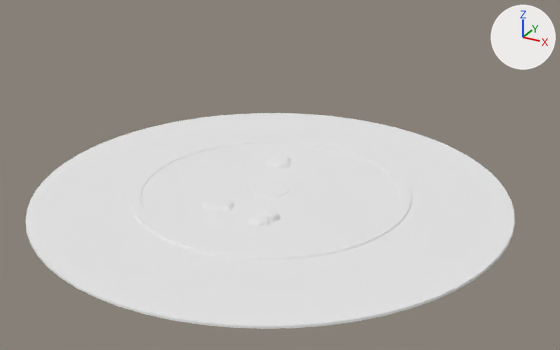
The glTF model maps/dwellan_island/props/dias/dias.glb: old version first, new version second.
Both versions are drawn from a 50 mm lens placed at (9.24, -16.31, 8.65), pointed at (0.43, -0.29, 0.64). Lighting does not change. The marker at upper right points along +X, +Y and +Z. The first picture is the older version. Where no turn or scale is listed for an object, it has been applied to the vertices.
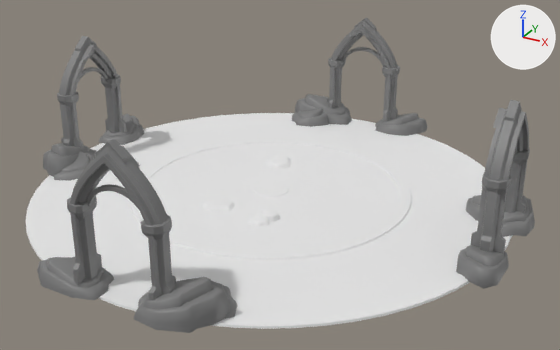
Pixel boxes (x1, y1, x2, y2) of what changed, in the pictures (560 x 350 px):
'Plane', added: after (70, 139, 176, 300)
'Plane.004', added: after (471, 100, 529, 254)
'Plane.001', added: after (134, 277, 230, 333)
'Plane.012', added: after (59, 36, 127, 148)
'Plane.008', added: after (327, 18, 398, 122)
'Plane.002', added: after (37, 257, 114, 300)
'Plane.006', added: after (456, 245, 509, 289)
'Plane.013', added: after (43, 143, 97, 177)
'Plane.009', added: after (295, 94, 352, 125)
'Plane.010', added: after (375, 113, 428, 136)
'Plane.005', added: after (501, 196, 535, 237)
'Cube.001', added: after (67, 197, 172, 241)
'Plane.014', added: after (98, 114, 144, 145)
'Plane.015', added: after (54, 146, 94, 181)
'Cube.002', added: after (482, 149, 530, 195)
'Plane.011', added: after (292, 103, 329, 127)
'Cube.004', added: after (57, 75, 121, 107)
'Cylinder', added: after (86, 184, 138, 208)
'Cube.003', added: after (328, 58, 400, 79)
'Plane.007', added: after (466, 195, 481, 221)
'Plane.003', added: after (211, 281, 237, 319)
'Cylinder.002', added: after (342, 47, 384, 67)
'Cylinder.003', added: after (78, 67, 108, 82)

The change, as a list of edits to the scene's bpy script:
```text
Add ob_plane_015:
    ob_plane_015 = bpy.data.objects.new('Plane.015', me_plane_015)  # 77 vertices, 141 faces; spans x -0.763..0.666, y -0.84..0.631, z 0.0..0.543; in mat_mat_grey_001 (grey #7c7c7c)
    ob_plane_015.location = (-5.44, -1.45, 0.0)
Add ob_plane_014:
    ob_plane_014 = bpy.data.objects.new('Plane.014', me_plane_014)  # 77 vertices, 141 faces; spans x -0.55..0.53, y -0.78..0.89, z 0.0..0.56; in mat_mat_grey_001 (grey #7c7c7c)
    ob_plane_014.location = (-5.96, 1.28, 0.0)
Add ob_plane_013:
    ob_plane_013 = bpy.data.objects.new('Plane.013', me_plane_013)  # 77 vertices, 141 faces; spans x -0.62..0.67, y -0.98..0.92, z 0.0..0.8; in mat_mat_grey_001 (grey #7c7c7c)
    ob_plane_013.location = (-5.98, -1.24, 0.0)
Add ob_cylinder_003:
    ob_cylinder_003 = bpy.data.objects.new('Cylinder.003', me_cylinder_003)  # 60 vertices, 116 faces; spans x -0.04..0.04, y -0.85..0.85, z 0.11..0.84; in mat_mat_grey_001 (grey #7c7c7c)
    ob_cylinder_003.location = (-6.0, 0.0, 1.67)
Add ob_cube_004:
    ob_cube_004 = bpy.data.objects.new('Cube.004', me_cube_004_1)  # 112 vertices, 216 faces; spans x -0.29..0.29, y -0.23..2.13, z -0.28..0.17; in mat_mat_grey_001 (grey #7c7c7c)
    ob_cube_004.location = (-6.0, -0.95, 1.85)
Add ob_plane_012:
    ob_plane_012 = bpy.data.objects.new('Plane.012', me_plane_012)  # 266 vertices, 530 faces; spans x -0.36..0.36, y -1.2..1.2, z 0.0..3.44; in mat_mat_grey_001 (grey #7c7c7c)
    ob_plane_012.location = (-6.0, 0.0, 0.0)
Add ob_plane_011:
    ob_plane_011 = bpy.data.objects.new('Plane.011', me_plane_011)  # 77 vertices, 141 faces; spans x -0.84..0.631, y -0.666..0.763, z 0.0..0.543; in mat_mat_grey_001 (grey #7c7c7c)
    ob_plane_011.location = (-1.45, 5.44, 0.0)
Add ob_plane_010:
    ob_plane_010 = bpy.data.objects.new('Plane.010', me_plane_010)  # 77 vertices, 141 faces; spans x -0.78..0.89, y -0.53..0.55, z 0.0..0.56; in mat_mat_grey_001 (grey #7c7c7c)
    ob_plane_010.location = (1.28, 5.96, 0.0)
Add ob_plane_009:
    ob_plane_009 = bpy.data.objects.new('Plane.009', me_plane_009)  # 77 vertices, 141 faces; spans x -0.98..0.92, y -0.67..0.62, z 0.0..0.8; in mat_mat_grey_001 (grey #7c7c7c)
    ob_plane_009.location = (-1.24, 5.98, 0.0)
Add ob_cylinder_002:
    ob_cylinder_002 = bpy.data.objects.new('Cylinder.002', me_cylinder_002)  # 60 vertices, 116 faces; spans x -0.85..0.85, y -0.04..0.04, z 0.11..0.84; in mat_mat_grey_001 (grey #7c7c7c)
    ob_cylinder_002.location = (0.0, 6.0, 1.67)
Add ob_cube_003:
    ob_cube_003 = bpy.data.objects.new('Cube.003', me_cube_002_1)  # 112 vertices, 216 faces; spans x -0.23..2.13, y -0.29..0.29, z -0.28..0.17; in mat_mat_grey_001 (grey #7c7c7c)
    ob_cube_003.location = (-0.95, 6.0, 1.85)
Add ob_plane_008:
    ob_plane_008 = bpy.data.objects.new('Plane.008', me_plane_008)  # 266 vertices, 530 faces; spans x -1.2..1.2, y -0.36..0.36, z 0.0..3.44; in mat_mat_grey_001 (grey #7c7c7c)
    ob_plane_008.location = (0.0, 6.0, 0.0)
Add ob_plane_007:
    ob_plane_007 = bpy.data.objects.new('Plane.007', me_plane_007)  # 77 vertices, 141 faces; spans x -0.666..0.763, y -0.631..0.84, z 0.0..0.543; in mat_mat_grey_001 (grey #7c7c7c)
    ob_plane_007.location = (5.44, 1.45, 0.0)
Add ob_plane_006:
    ob_plane_006 = bpy.data.objects.new('Plane.006', me_plane_006)  # 77 vertices, 141 faces; spans x -0.53..0.55, y -0.89..0.78, z 0.0..0.56; in mat_mat_grey_001 (grey #7c7c7c)
    ob_plane_006.location = (5.96, -1.28, 0.0)
Add ob_plane_005:
    ob_plane_005 = bpy.data.objects.new('Plane.005', me_plane_005)  # 77 vertices, 141 faces; spans x -0.67..0.62, y -0.92..0.98, z 0.0..0.8; in mat_mat_grey_001 (grey #7c7c7c)
    ob_plane_005.location = (5.98, 1.24, 0.0)
Add ob_cube_002:
    ob_cube_002 = bpy.data.objects.new('Cube.002', me_cube_001_1)  # 112 vertices, 216 faces; spans x -0.29..0.29, y -2.13..0.23, z -0.28..0.17; in mat_mat_grey_001 (grey #7c7c7c)
    ob_cube_002.location = (6.0, 0.95, 1.85)
Add ob_plane_004:
    ob_plane_004 = bpy.data.objects.new('Plane.004', me_plane_004)  # 266 vertices, 530 faces; spans x -0.36..0.36, y -1.2..1.2, z 0.0..3.44; in mat_mat_grey_001 (grey #7c7c7c)
    ob_plane_004.location = (6.0, 0.0, 0.0)
Add ob_plane_003:
    ob_plane_003 = bpy.data.objects.new('Plane.003', me_plane_003)  # 77 vertices, 141 faces; spans x -0.631..0.84, y -0.763..0.666, z 0.0..0.543; in mat_mat_grey_001 (grey #7c7c7c)
    ob_plane_003.location = (1.45, -5.44, 0.0)
Add ob_plane_002:
    ob_plane_002 = bpy.data.objects.new('Plane.002', me_plane_002)  # 77 vertices, 141 faces; spans x -0.89..0.78, y -0.55..0.53, z 0.0..0.56; in mat_mat_grey_001 (grey #7c7c7c)
    ob_plane_002.location = (-1.28, -5.96, 0.0)
Add ob_plane_001:
    ob_plane_001 = bpy.data.objects.new('Plane.001', me_plane_001)  # 77 vertices, 141 faces; spans x -0.92..0.98, y -0.62..0.67, z 0.0..0.8; in mat_mat_grey_001 (grey #7c7c7c)
    ob_plane_001.location = (1.24, -5.98, 0.0)
Add ob_cylinder:
    ob_cylinder = bpy.data.objects.new('Cylinder', me_cylinder)  # 60 vertices, 116 faces; spans x -0.85..0.85, y -0.04..0.04, z 0.11..0.84; in mat_mat_grey_001 (grey #7c7c7c)
    ob_cylinder.location = (0.0, -6.0, 1.67)
Add ob_cube_001:
    ob_cube_001 = bpy.data.objects.new('Cube.001', me_cube_003_1)  # 112 vertices, 216 faces; spans x -2.13..0.23, y -0.29..0.29, z -0.28..0.17; in mat_mat_grey_001 (grey #7c7c7c)
    ob_cube_001.location = (0.95, -6.0, 1.85)
Add ob_plane:
    ob_plane = bpy.data.objects.new('Plane', me_plane)  # 266 vertices, 530 faces; spans x -1.2..1.2, y -0.36..0.36, z 0.0..3.44; in mat_mat_grey_001 (grey #7c7c7c)
    ob_plane.location = (0.0, -6.0, 0.0)
```
